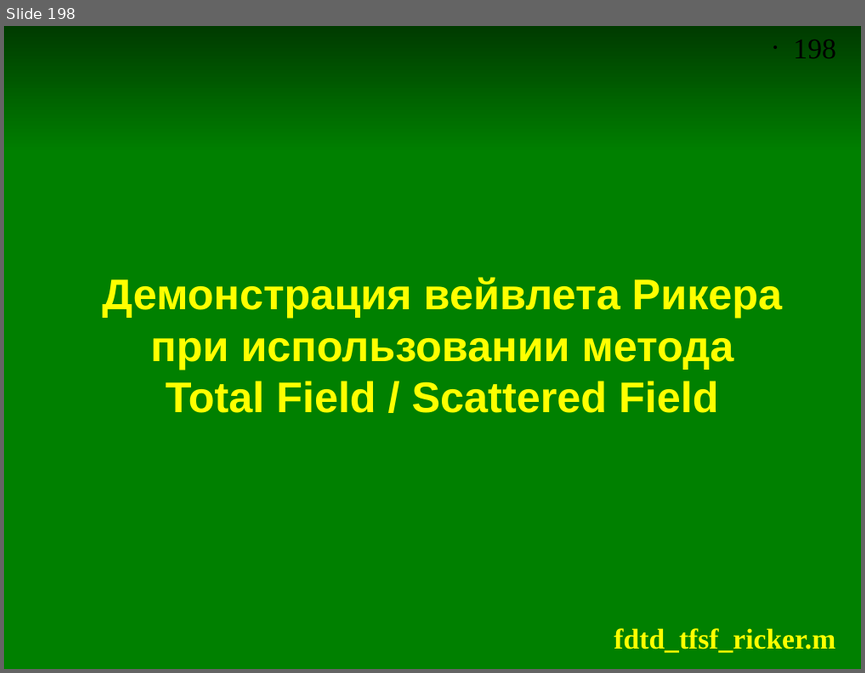
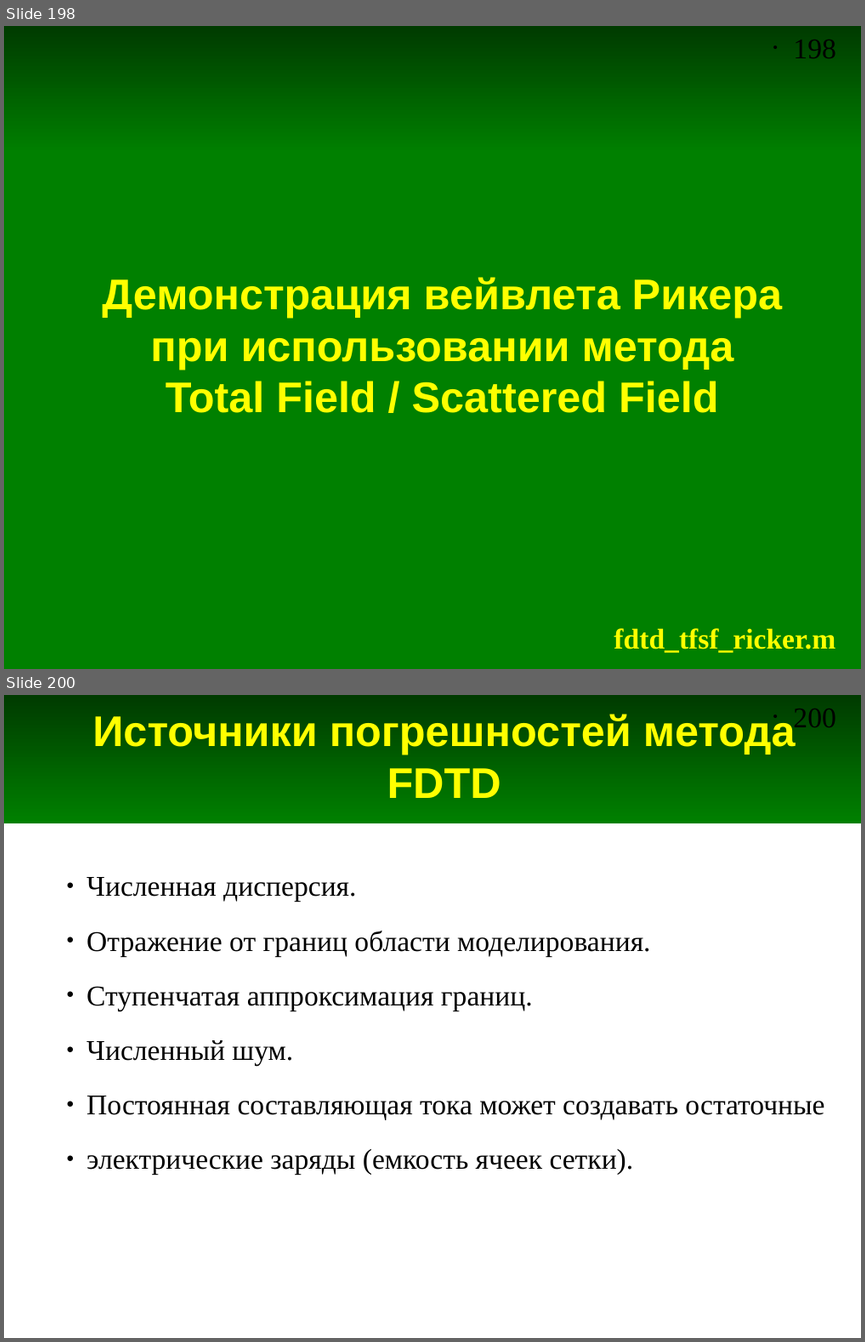
Before and after one commit to andris0147sv/modelling, a slide deck: presentations/2. FDTD.odp. Shown one above the other, each under a label of ours: slide 198 before the commit, slides 198 and 200 after it; the slides between them are not shown. The pictures are 865x673 and 865x1342 pixels, drawn with LibreOffice and Linux fonts; fonts in the diff are those of the drawing. Boxes give left, top, right and bottom in pixels: in the first picture for what was removed or moved away, otherwise in the second. Text is boxed around its words. In the diff, an @@ line names an element or a change of style, - is before the commit and + after.

Commit message:
Добавлены скрипт и слайды про погрешности метода FDTD

```diff
--- a/presentations/2. FDTD.odp
+++ b/presentations/2. FDTD.odp
@@ slide 200 added at <box>4,695,861,1338</box>, background #FFFFFF; not listed: 2 template elements that a slide beside it also shows @@
@@ title added at <box>92,712,795,798</box>, 36 pt, text #FFFF00, bold @@
+Источники погрешностей метода FDTD
@@ text added at <box>86,877,824,1174</box>, 24 pt, text #000000 @@
+● Численная дисперсия.
+● Отражение от границ области моделирования.
+● Ступенчатая аппроксимация границ.
+● Численный шум.
+● Постоянная составляющая тока может создавать остаточные
+● электрические заряды (емкость ячеек сетки).
```
Also in this commit, not shown: 5 other slides added, 2 other files.
